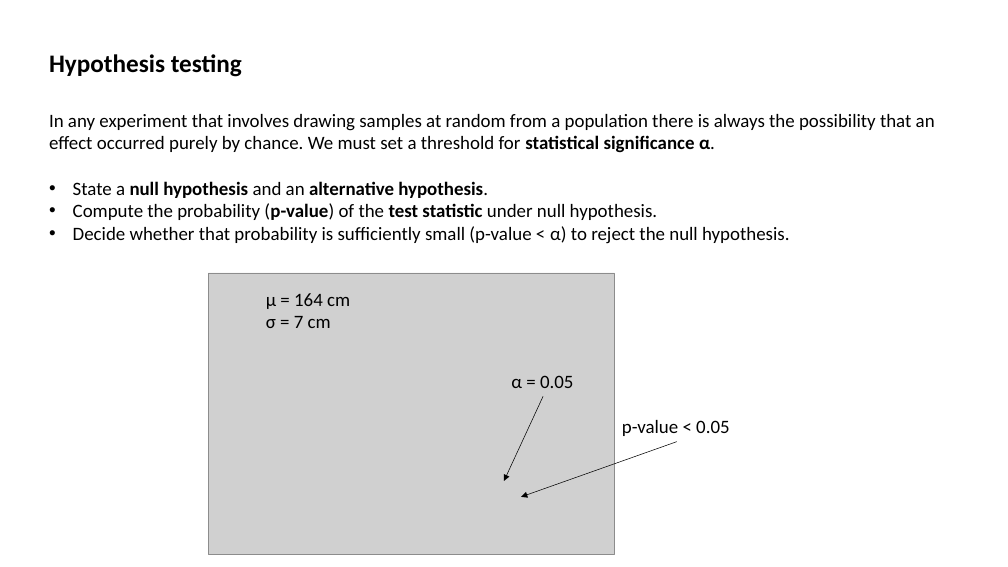
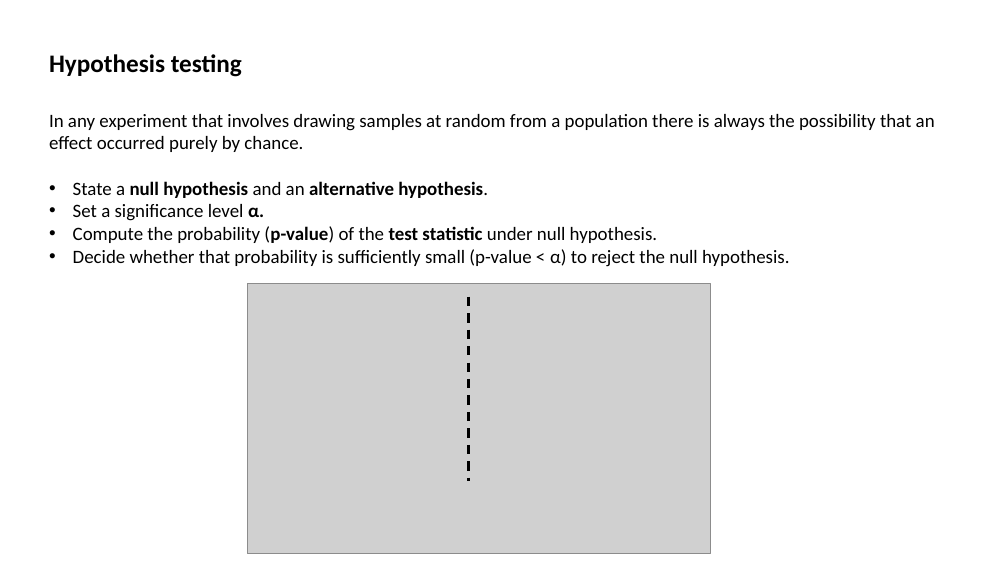
Before and after one commit to MarcoCalbucci/DataAnalytics, a slide deck: slide 26 of Probability_Statistics/Probability_Statistics_intro.pptx. Drawn at 1008x567 pixels with LibreOffice and Linux fonts; fonts in the diff are those of the drawing; grey boxes stand for pictures. Boxes give left, top, right and bottom in pixels: in the first picture for what was removed or moved away, otherwise in the second. Text is boxed around its words. In the diff, an @@ line names an element or a change of style, - is before the commit and + after.

Commit message:
Modifiche parte statistica

```diff
--- a/Probability_Statistics/Probability_Statistics_intro.pptx
+++ b/Probability_Statistics/Probability_Statistics_intro.pptx
@@ text at (x1=49, y1=114, x2=935, y2=152): text changed @@
-In any experiment that involves drawing samples at random from a population there is always the possibility that an effect occurred purely by chance. We must set a threshold for statistical significance α.
+In any experiment that involves drawing samples at random from a population there is always the possibility that an effect occurred purely by chance.
@@ text at (x1=73, y1=204, x2=264, y2=221): paragraph added @@
+• Set a significance level α.
@@ picture resized from (x1=209, y1=273, x2=615, y2=554) to (x1=247, y1=284, x2=710, y2=554) @@
@@ text removed at (x1=266, y1=293, x2=350, y2=328) @@
-µ = 164 cm
-σ = 7 cm
@@ line added from (469, 296) to (469, 482), #000000 2.25 pt dashed @@
@@ text removed at (x1=511, y1=375, x2=573, y2=388) @@
-α = 0.05
@@ arrow removed from (543, 396) to (504, 481) @@
@@ arrow removed from (677, 442) to (521, 497) @@
@@ text removed at (x1=622, y1=420, x2=729, y2=436) @@
-p-value < 0.05
```
Also in this commit, not shown: 1 other slide changed, 2 slides added, 3 slides removed, 9 other files.
